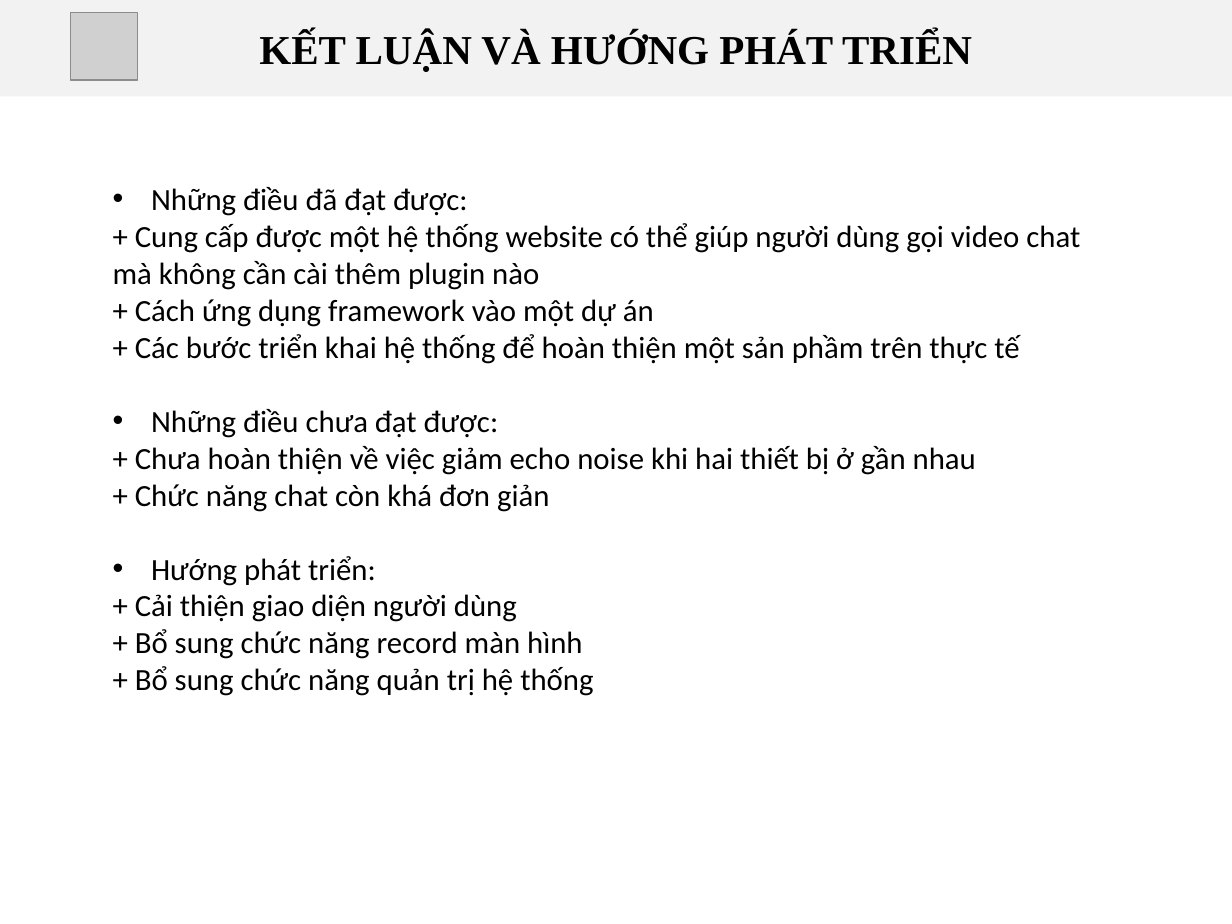
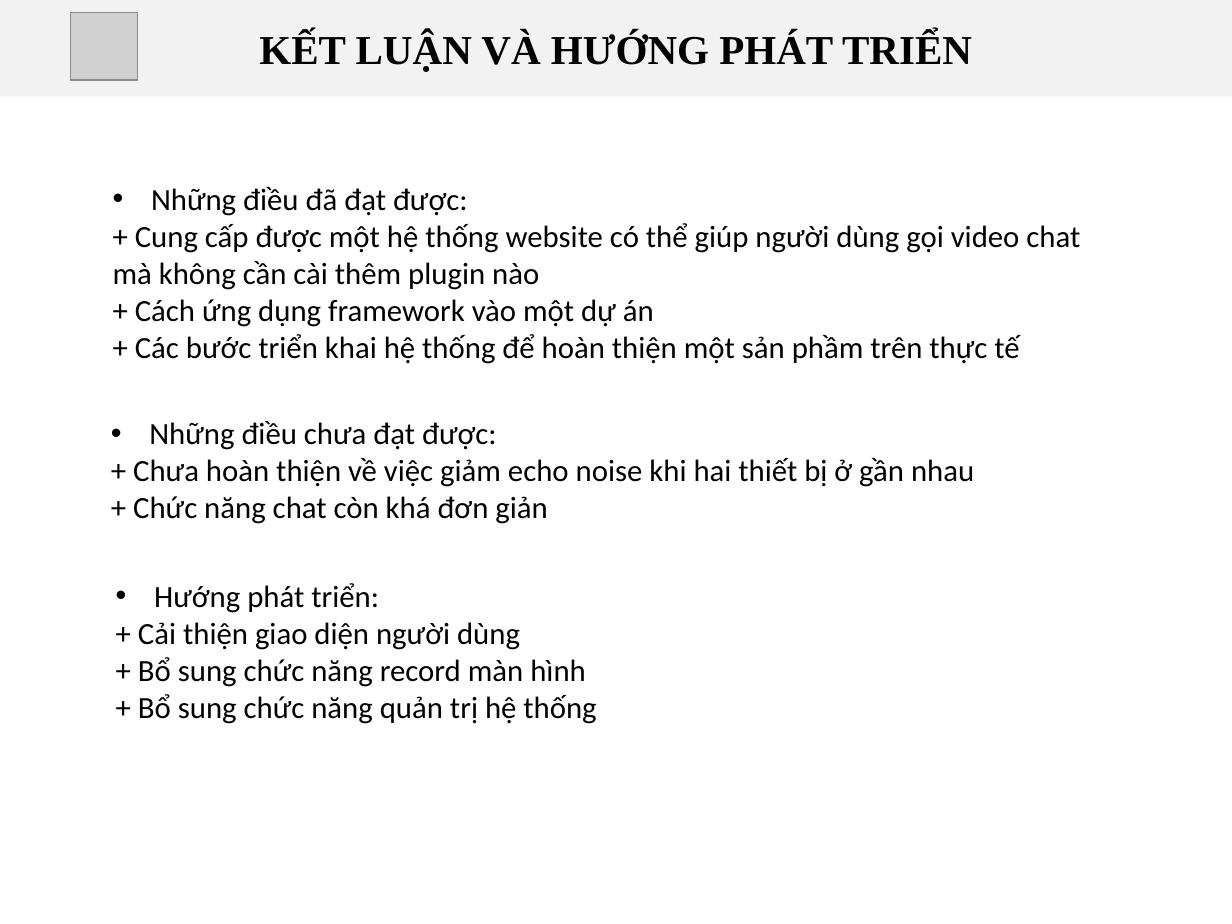
Before and after one commit to tinhphandotco/webrtc, a slide deck: slide 15 of baocao/BaoCao_DATN_TranThongThanhLuan.pptx. Drawn at 1232x924 pixels with LibreOffice and Linux fonts; fonts in the diff are those of the drawing; grey boxes stand for pictures; background and template pictures are left out. Boxes give left, top, right and bottom in pixels: in the first picture for what was removed or moved away, otherwise in the second. Text is boxed around its words. In the diff, an @@ line names an element or a change of style, - is before the commit and + after.

Commit message:
Finish slide

```diff
--- a/baocao/BaoCao_DATN_TranThongThanhLuan.pptx
+++ b/baocao/BaoCao_DATN_TranThongThanhLuan.pptx
@@ text at bbox=[135, 409, 976, 696]: paragraphs removed @@
-• Những điều chưa đạt được:
-+ Chưa hoàn thiện về việc giảm echo noise khi hai thiết bị ở gần nhau
-+ Chức năng chat còn khá đơn giản
-• Hướng phát triển:
-+ Cải thiện giao diện người dùng
-+ Bổ sung chức năng record màn hình
-+ Bổ sung chức năng quản trị hệ thống
@@ text added at bbox=[133, 421, 974, 524], 18 pt, text #000000 @@
+• Những điều chưa đạt được:
++ Chưa hoàn thiện về việc giảm echo noise khi hai thiết bị ở gần nhau
++ Chức năng chat còn khá đơn giản
@@ text added at bbox=[138, 583, 596, 724], 18 pt, text #000000 @@
+• Hướng phát triển:
++ Cải thiện giao diện người dùng
++ Bổ sung chức năng record màn hình
++ Bổ sung chức năng quản trị hệ thống
```
Also in this commit, not shown: 5 other slides changed, 3 other files.
